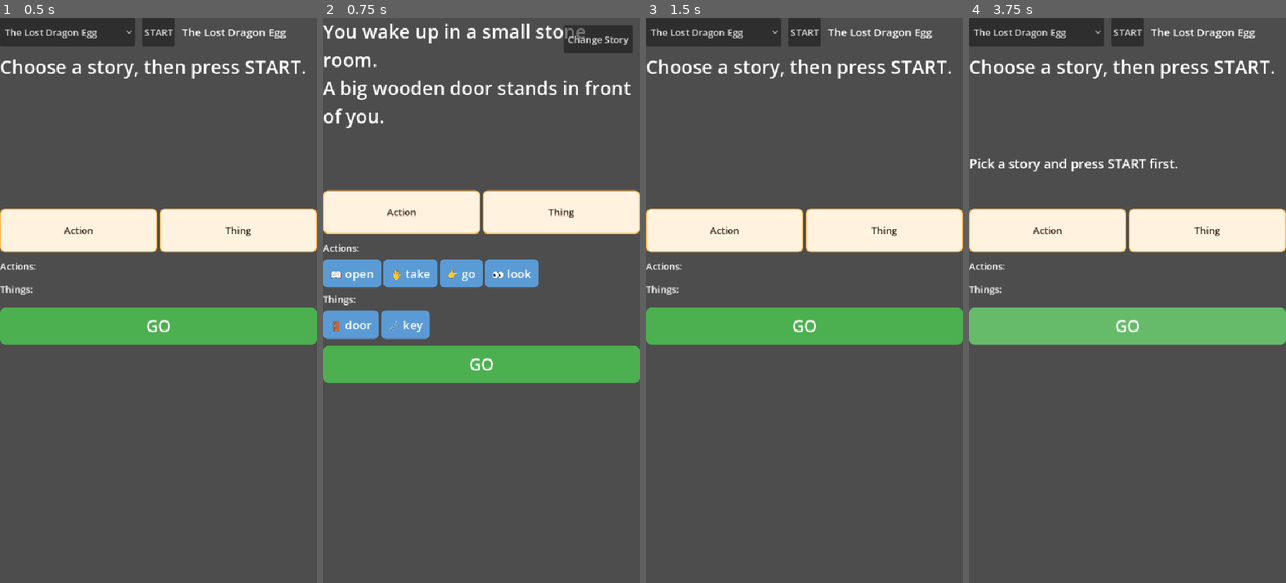
Above: before the commit, frames 1-4 (left to right).
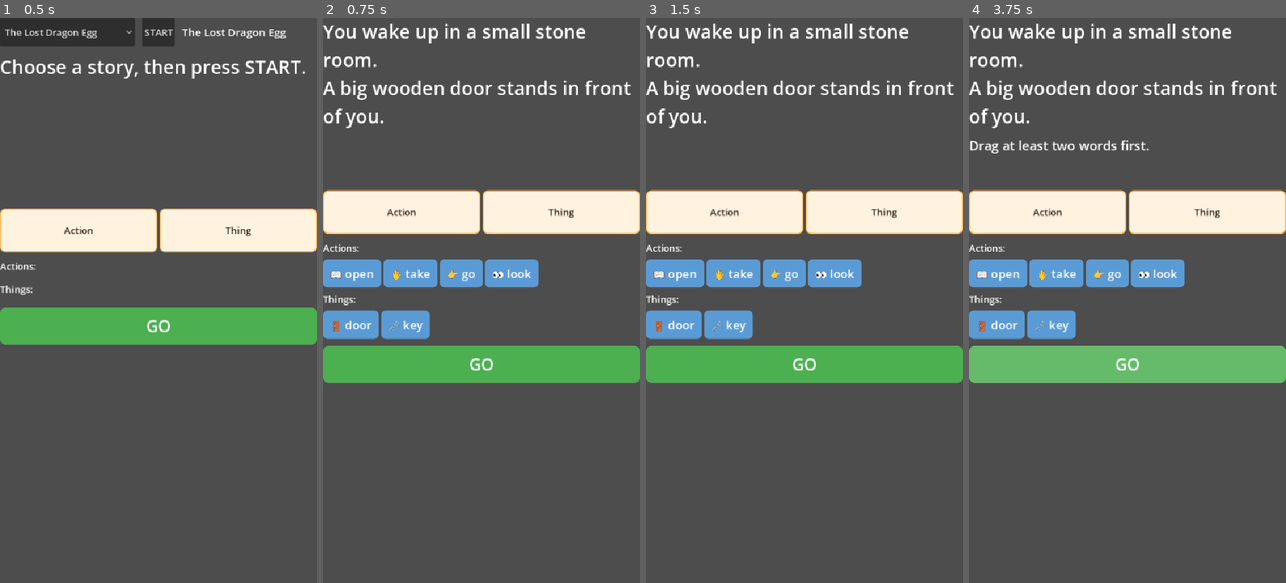
Above: after the commit, the same moments.

Repository: DlaregY/kid-text-adventure
Game: Godot game, scene res://Game.tscn
Two runs of this game, one before a commit and one after it. Both use one fixed random seed, a clock stepped at 60 frames per second and the inputs below.
Inputs (mouse positions are in pixels of both pictures, inside the frame that each line leads up to):
- Up to frame 1 (0.5 s): no input
- Up to frame 2 (0.75 s): click "START" at 0.5 s
- Up to frame 3 (1.5 s): click (921, 40) at 1.25 s, where only the run before the commit has a clickable "Change Story"
- Up to frame 4 (3.75 s): click (1127, 29) at 2 s, where only the run before the commit has a clickable "START"; click (1244, 40) at 2.75 s, where only the run before the commit has a clickable "Change Story"; click "GO" at 3.5 s

Frame 1 is identical in both runs. In frame 2, 1.0% of the frame differs, in the area x 76-98%, y 1-7%; in frame 3, 29%; in frame 4, 30%, in the area x 0-100%, y 0-65%.

Commit message:
Hide Change Story button during gameplay, show on terminal scenes
The menu button was overlapping story text during play. Now it stays
hidden until the player reaches a scene with no outgoing transitions
(e.g. the win screen), where it reappears to let them pick a new story.

Co-Authored-By: Claude Opus 4.6 <noreply@anthropic.com>

Diff:
--- a/scripts/Game.gd
+++ b/scripts/Game.gd
@@ -158,7 +158,7 @@
 	has_active_story = true
 	_render_scene()
 	menu_bar.visible = false
-	menu_button.visible = true
+	menu_button.visible = false
 
 func _show_menu() -> void:
 	has_active_story = false
@@ -242,6 +242,14 @@
 			inventory_tray.add_child(_make_tile(item_str, Color(0.85, 0.65, 0.13)))
 
 	_update_inventory_ui()
+
+	# Show "Change Story" button only on terminal scenes (no outgoing transitions)
+	var has_next := false
+	for rule in scene.get("commands", []):
+		if rule.has("next"):
+			has_next = true
+			break
+	menu_button.visible = not has_next
 
 func _update_inventory_ui() -> void:
 	var has_items: bool = inventory_tray.get_child_count() > 0
